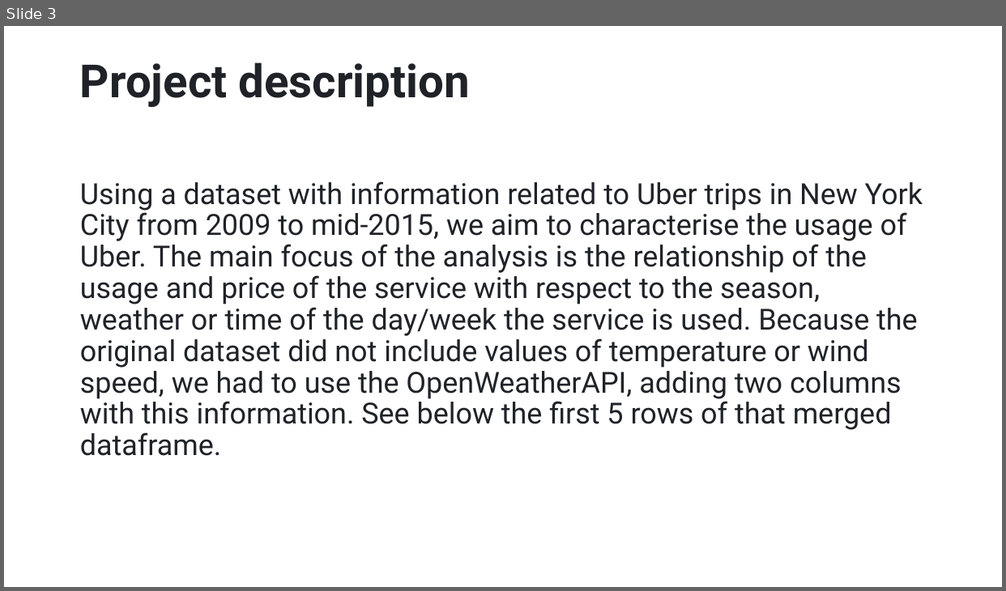
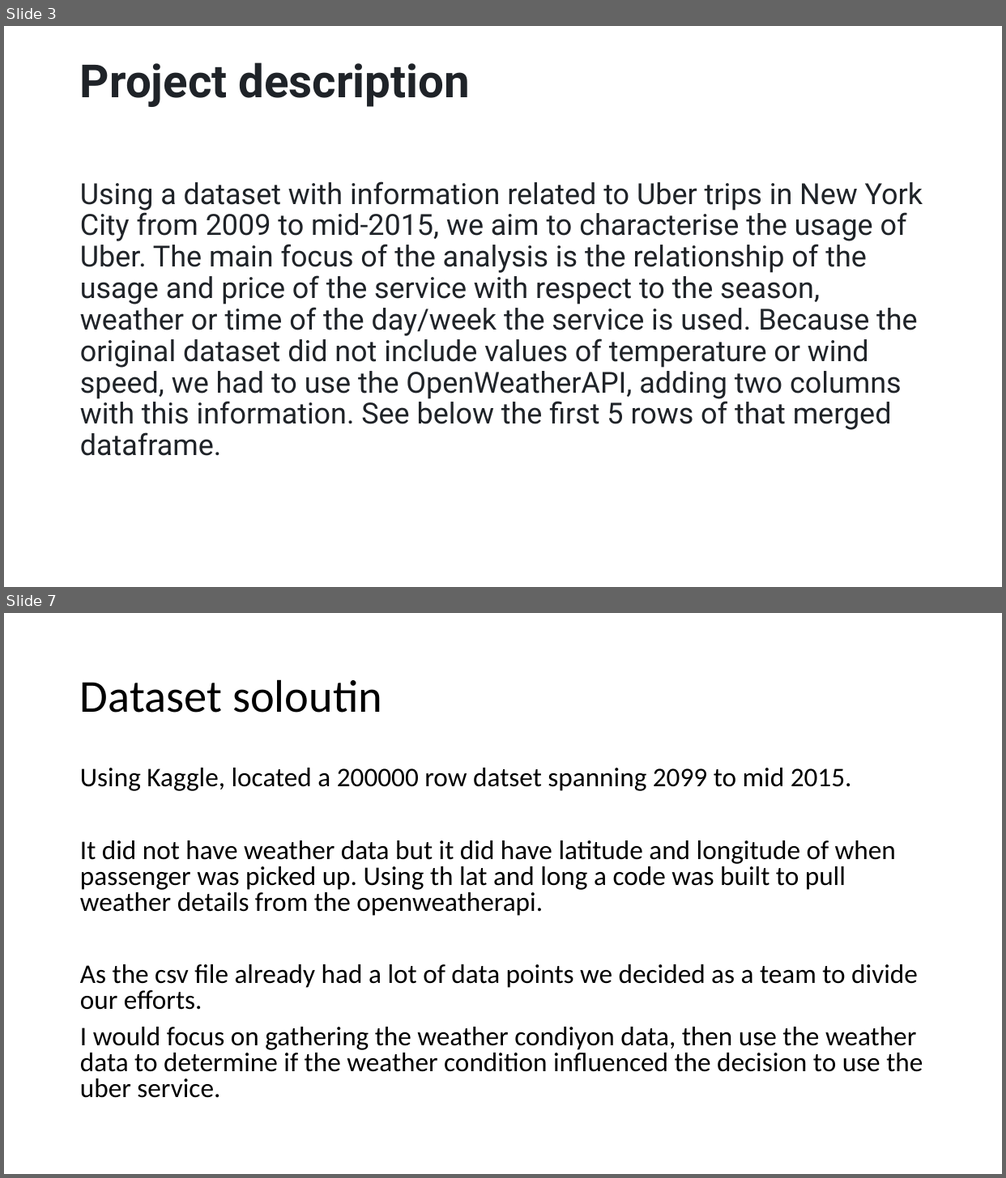
Before and after one commit to leedavidarmstrong/project-one, a slide deck: Characterisation_of_Uber_usage.pptx. Shown one above the other, each under a label of ours: slide 3 before the commit, slides 3 and 7 after it; the slides between them are not shown. The pictures are 1006x591 and 1006x1178 pixels, drawn with LibreOffice and Linux fonts; fonts in the diff are those of the drawing. Boxes give left, top, right and bottom in pixels: in the first picture for what was removed or moved away, otherwise in the second. Text is boxed around its words. In the diff, an @@ line names an element or a change of style, - is before the commit and + after.

```diff
--- a/Characterisation_of_Uber_usage.pptx
+++ b/Characterisation_of_Uber_usage.pptx
@@ slide 7 added at bbox=[4, 613, 1002, 1174], background #FFFFFF @@
@@ title added at bbox=[80, 679, 382, 713], 44 pt, text #000000 @@
+Dataset soloutin
@@ text added at bbox=[80, 768, 923, 1098], 25.9 pt, text #000000 @@
+Using Kaggle, located a 200000 row datset spanning 2099 to mid 2015.
+It did not have weather data but it did have latitude and longitude of when passenger was picked up. Using th lat and long a code was built to pull weather details from the openweatherapi.
+As the csv file already had a lot of data points we decided as a team to divide our efforts.
+I would focus on gathering the weather condiyon data, then use the weather data to determine if the weather condition influenced the decision to use the uber service.
```
Also in this commit, not shown: 2 slides changed, 32 other slides added.
